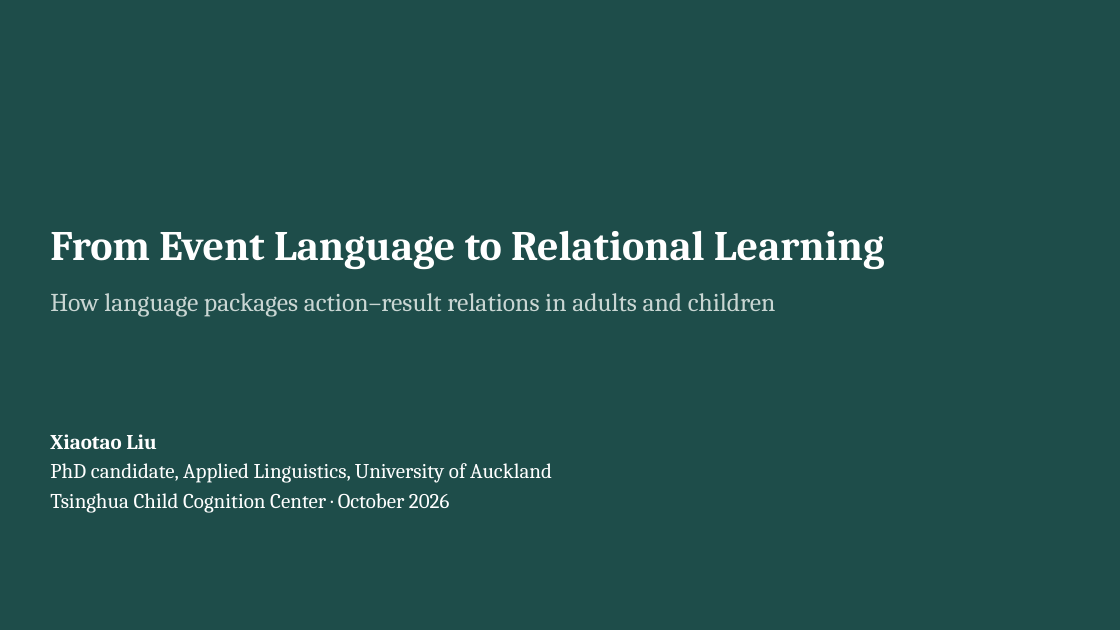
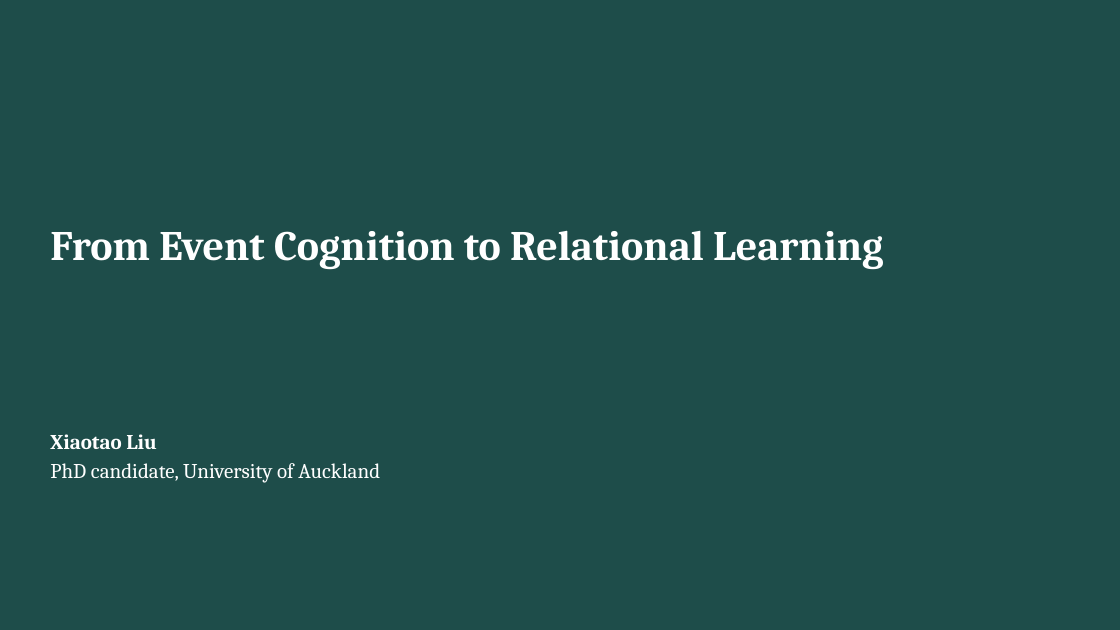
Before and after one commit to xtaoliu/claude, a slide deck: slide 1 of Liu_postdoc_interview_talk.pptx. Drawn at 1120x630 pixels with LibreOffice and Linux fonts; fonts in the diff are those of the drawing. Boxes give left, top, right and bottom in pixels: in the first picture for what was removed or moved away, otherwise in the second. Text is boxed around its words. In the diff, an @@ line names an element or a change of style, - is before the commit and + after.

```diff
--- a/Liu_postdoc_interview_talk.pptx
+++ b/Liu_postdoc_interview_talk.pptx
@@ title at box(50, 230, 883, 270): text changed @@
-From Event Language to Relational Learning
+From Event Cognition to Relational Learning
@@ text removed at box(50, 293, 776, 316) @@
-How language packages action–result relations in adults and children
@@ text at box(50, 463, 380, 483): text changed @@
-PhD candidate, Applied Linguistics, University of Auckland
-Tsinghua Child Cognition Center · October 2026
+PhD candidate, University of Auckland
```
Also in this commit, not shown: 4 other slides changed, 1 slide added, 4 slides removed, 1 other file.
